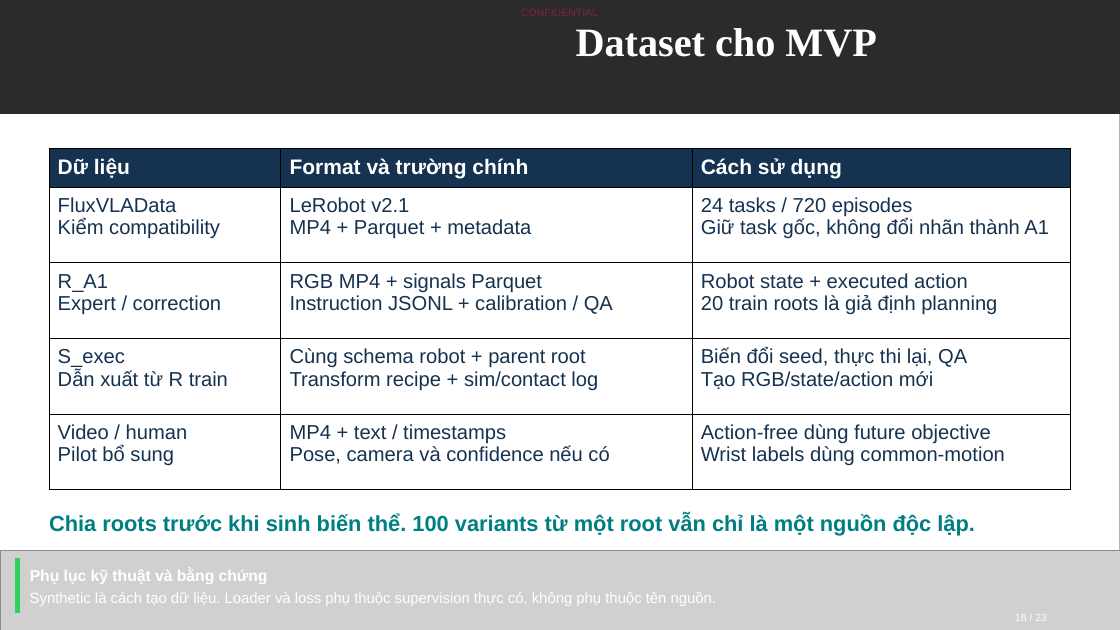
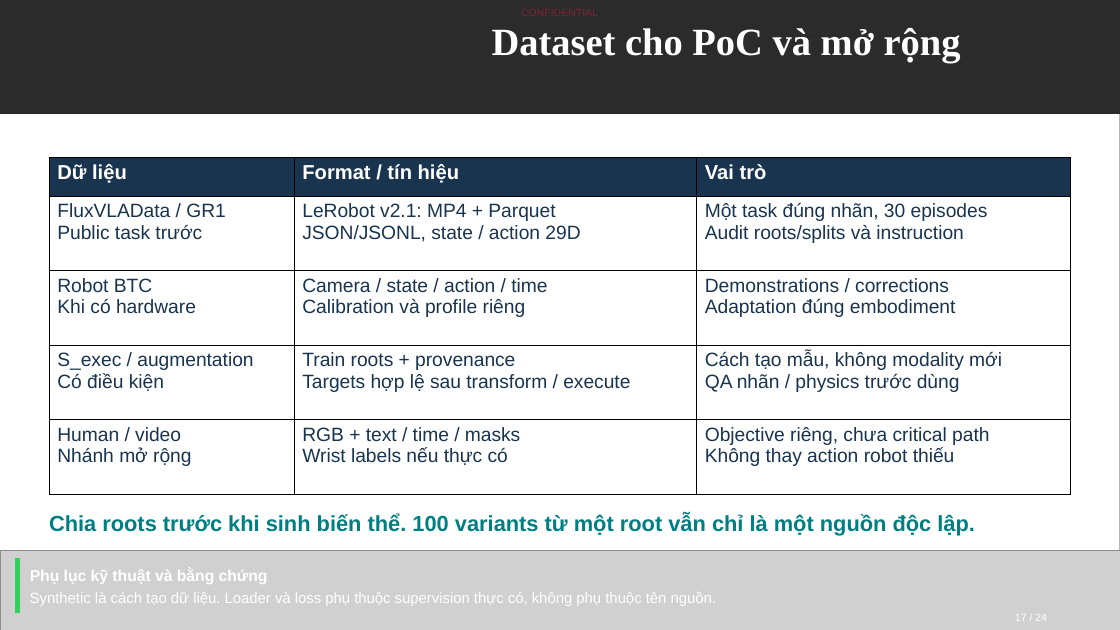
Before and after one commit to hiwe0305/denso-challenge, a slide deck: slide 17 of deliverables/DENSO-Humanoid-Data-Flywheel-2026.pptx (slide 16 before the commit). Drawn at 1120x630 pixels with LibreOffice and Linux fonts; fonts in the diff are those of the drawing; grey boxes stand for pictures; background and template pictures are left out; a plain dark background stands for a picture behind light text. Boxes give left, top, right and bottom in pixels: in the first picture for what was removed or moved away, otherwise in the second. Text is boxed around its words. In the diff, an @@ line names an element or a change of style, - is before the commit and + after.

Commit message:
Clarify 30-day public-data PoC and real-robot demo gates

```diff
--- a/deliverables/DENSO-Humanoid-Data-Flywheel-2026.pptx
+++ b/deliverables/DENSO-Humanoid-Data-Flywheel-2026.pptx
@@ title at box(492, 28, 961, 63): text changed; size 34.5 to 33 pt @@
-Dataset cho MVP
+Dataset cho PoC và mở rộng
@@ table at box(49, 158, 1071, 495) @@
-row 1, column 2: Format và trường chính
+row 1, column 2: Format / tín hiệu
-row 1, column 3: Cách sử dụng
+row 1, column 3: Vai trò
-row 2: FluxVLAData / Kiểm compatibility | LeRobot v2.1 / MP4 + Parquet + metadata | 24 tasks / 720 episodes / Giữ task gốc, không đổi nhãn thành A1
+row 2: FluxVLAData / GR1 / Public task trước | LeRobot v2.1: MP4 + Parquet / JSON/JSONL, state / action 29D | Một task đúng nhãn, 30 episodes / Audit roots/splits và instruction
-row 3: R_A1 / Expert / correction | RGB MP4 + signals Parquet / Instruction JSONL + calibration / QA | Robot state + executed action / 20 train roots là giả định planning
+row 3: Robot BTC / Khi có hardware | Camera / state / action / time / Calibration và profile riêng | Demonstrations / corrections / Adaptation đúng embodiment
-row 4: S_exec / Dẫn xuất từ R train | Cùng schema robot + parent root / Transform recipe + sim/contact log | Biến đổi seed, thực thi lại, QA / Tạo RGB/state/action mới
+row 4: S_exec / augmentation / Có điều kiện | Train roots + provenance / Targets hợp lệ sau transform / execute | Cách tạo mẫu, không modality mới / QA nhãn / physics trước dùng
-row 5: Video / human / Pilot bổ sung | MP4 + text / timestamps / Pose, camera và confidence nếu có | Action-free dùng future objective / Wrist labels dùng common-motion
+row 5: Human / video / Nhánh mở rộng | RGB + text / time / masks / Wrist labels nếu thực có | Objective riêng, chưa critical path / Không thay action robot thiếu
@@ fill #153251 to #19344F in row 1 @@
@@ size 18 to 17.2 pt in "Dữ liệu" @@
@@ table: place and size @@
-table at box(49, 149, 1071, 490)
+table at box(49, 158, 1071, 495)
@@ text at box(1015, 614, 1047, 621): text changed @@
-16 / 23
+17 / 24
```
Also in this commit, not shown: 19 other slides changed, 4 slides added, 3 slides removed, 18 other files.
